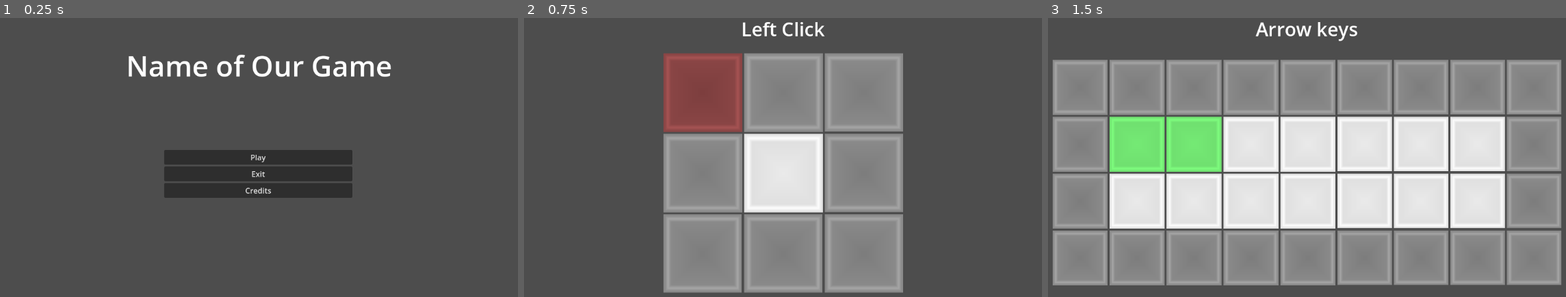
Above: before the commit, frames 1-3 (left to right).
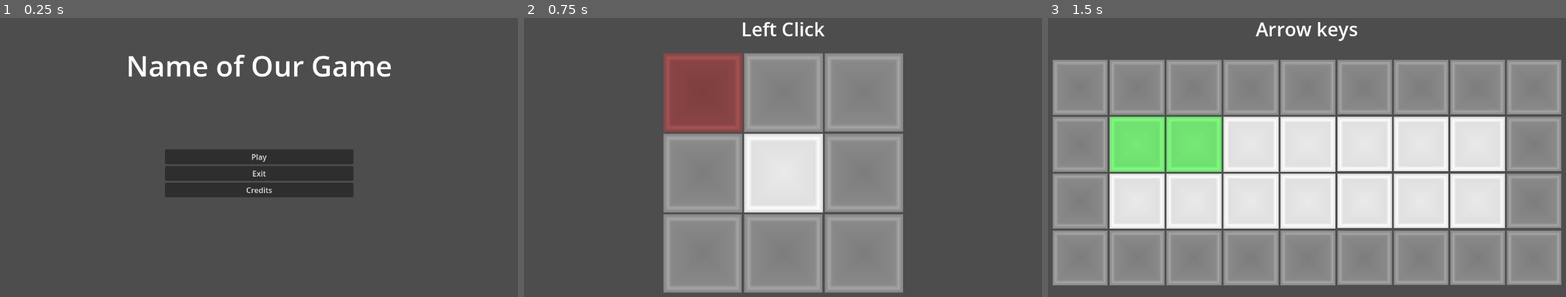
Above: after the commit, the same moments.

Repository: robotabc773/Brackeys2024.1
Game: Godot game, scene res://scenes/main_menu.tscn
Two runs of this game, one before a commit and one after it. Both use one fixed random seed, a clock stepped at 60 frames per second and the inputs below.
Inputs (mouse positions are in pixels of both pictures, inside the frame that each line leads up to):
- Up to frame 1 (0.25 s): no input
- Up to frame 2 (0.75 s): click "Play" at 0.5 s
- Up to frame 3 (1.5 s): tap Enter at 1.25 s; move the mouse to (1307, 174) at 1.27 s; hold D from 1.28 s (still down); tap C at 1.35 s; click (1307, 174) at 1.42 s

The runs differ from the first frame. In frame 1, 0.4% of the frame differs, in the area x 31-69%, y 47-65%; in frame 2, nothing differs; in frame 3, nothing differs.

Commit message:
Update main_menu.tscn

Diff:
--- a/scenes/main_menu.tscn
+++ b/scenes/main_menu.tscn
@@ -11,19 +11,30 @@
 grow_vertical = 2
 
 [node name="RichTextLabel" type="RichTextLabel" parent="."]
-layout_mode = 0
-offset_right = 1153.0
+layout_mode = 1
+anchors_preset = 5
+anchor_left = 0.5
+anchor_right = 0.5
+offset_left = -576.5
+offset_right = 576.5
 offset_bottom = 179.0
+grow_horizontal = 2
 theme_override_font_sizes/normal_font_size = 60
 bbcode_enabled = true
 text = " [center]Name of Our Game[/center]"
 
 [node name="MarginContainer" type="MarginContainer" parent="."]
-layout_mode = 0
-offset_left = 376.0
-offset_top = 303.0
-offset_right = 773.0
-offset_bottom = 649.0
+layout_mode = 1
+anchors_preset = 7
+anchor_left = 0.5
+anchor_top = 1.0
+anchor_right = 0.5
+anchor_bottom = 1.0
+offset_left = -198.5
+offset_top = -346.0
+offset_right = 198.5
+grow_horizontal = 2
+grow_vertical = 0
 
 [node name="VBoxContainer" type="VBoxContainer" parent="MarginContainer"]
 layout_mode = 2
